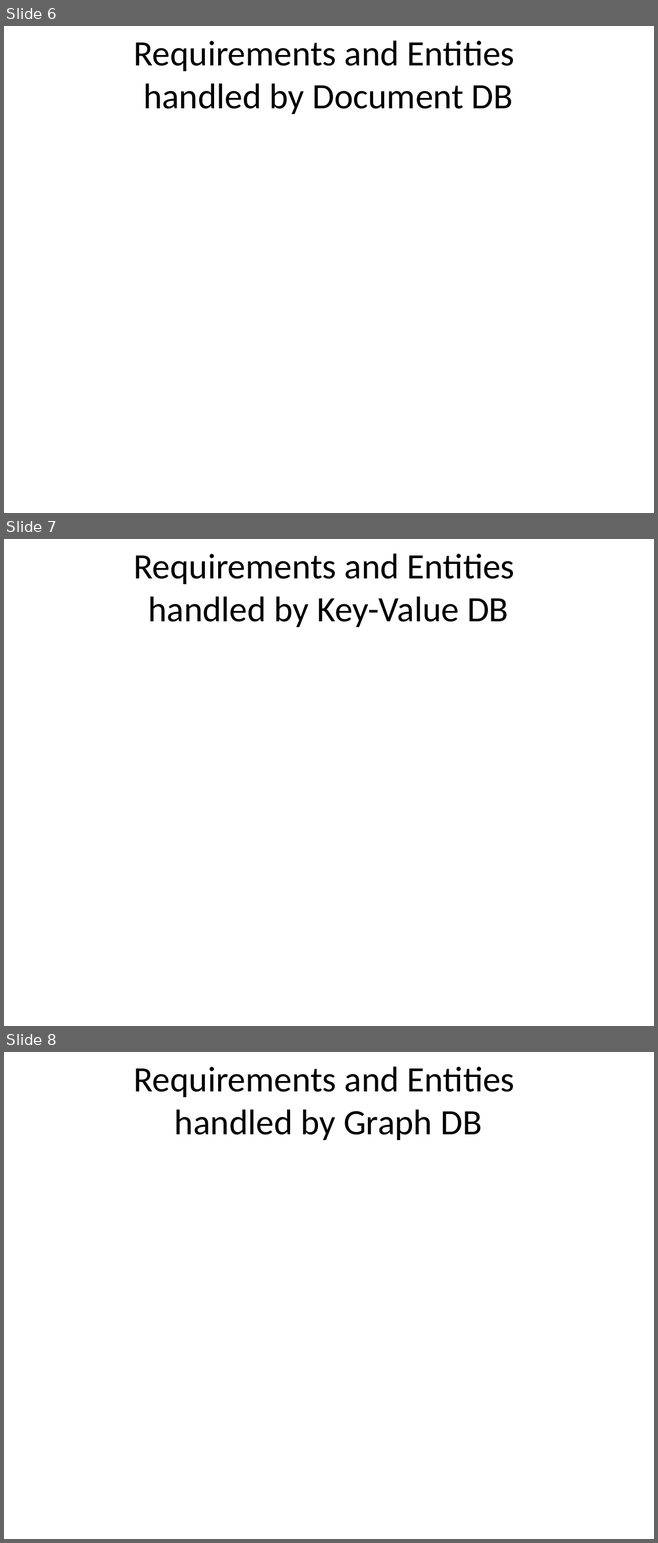
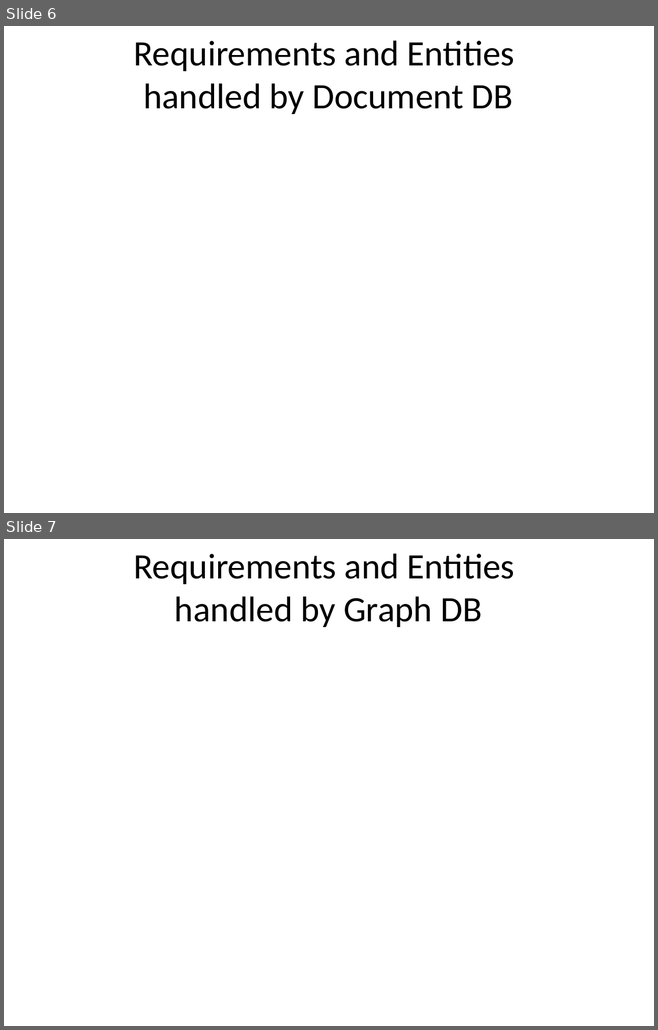
Before and after one commit to glmquint/RottenMovies, a slide deck: Presentazione.pptx. Shown one above the other, each under a label of ours: slides 6, 7 and 8 before the commit, slides 6 and 7 after it. The pictures are 658x1543 and 658x1030 pixels, drawn with LibreOffice and Linux fonts; fonts in the diff are those of the drawing; background and template pictures are left out. Boxes give left, top, right and bottom in pixels: in the first picture for what was removed or moved away, otherwise in the second. Text is boxed around its words. In the diff, an @@ line names an element or a change of style, - is before the commit and + after.

```diff
--- a/Presentazione.pptx
+++ b/Presentazione.pptx
@@ slide 7 removed at [4, 539, 654, 1026], background #FFFFFF @@
@@ title removed at [134, 553, 514, 627] @@
-Requirements and Entities
-handled by Key-Value DB
@@ what was slide 8 is now slide 7 @@
```
Also in this commit, not shown: 2 slides changed, 1 other file.
